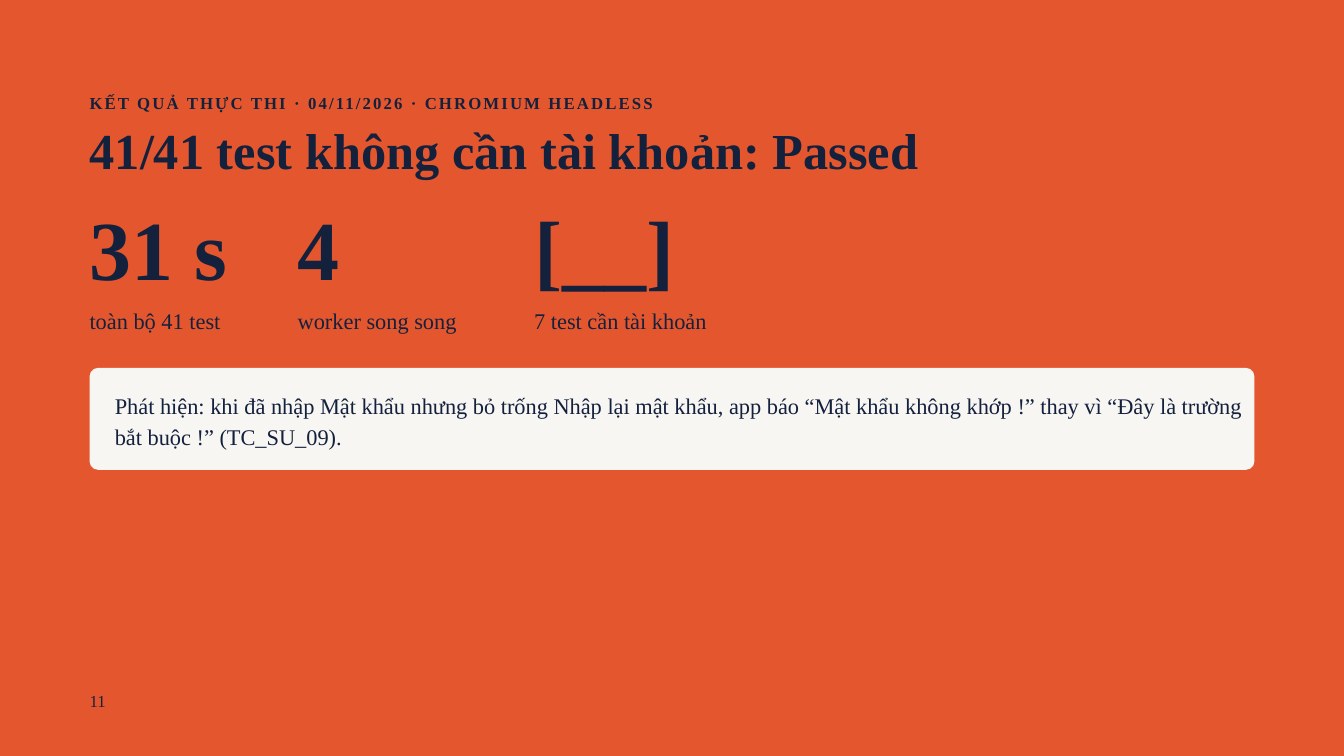
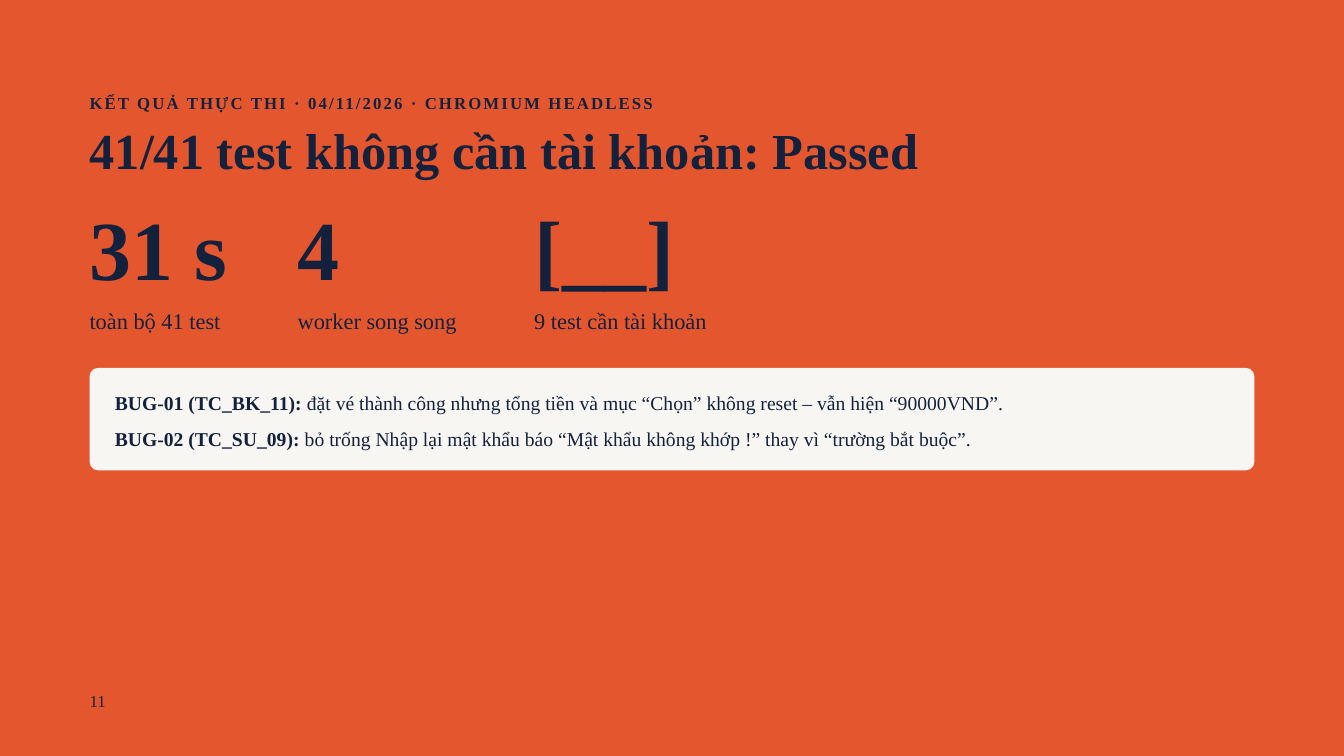
Before and after one commit to kh4nhNLK7068/CapstonePlaywrightTesting19, a slide deck: slide 11 of docs/Capstone Automation - Movie Booking.pptx. Drawn at 1344x756 pixels with LibreOffice and Linux fonts; fonts in the diff are those of the drawing. Boxes give left, top, right and bottom in pixels: in the first picture for what was removed or moved away, otherwise in the second. Text is boxed around its words. In the diff, an @@ line names an element or a change of style, - is before the commit and + after.

Commit message:
Add new test cases and KnownDefect category
- Updated `appsettings.json` to include test account credentials.
- Added `TC_BK_10` and `TC_BK_11` test cases in `BookingTests.cs`:
  - `TC_BK_10`: Tests booking multiple seats in one transaction.
  - `TC_BK_11`: Tests summary reset after booking (marked as KnownDefect).
- Introduced `KnownDefect` category in `TestCategories.cs` for tests of confirmed bugs.
- Updated `README.md`:
  - Reflected new test cases and KnownDefect category.
  - Documented `BUG-01` and `BUG-02` in the bug tracking section.
  - Added instructions for excluding KnownDefect tests during runs.
- Updated `TestCases.xlsx` and `Capstone Automation - Movie Booking.pptx` to reflect new test cases and bug details.

```diff
--- a/docs/Capstone Automation - Movie Booking.pptx
+++ b/docs/Capstone Automation - Movie Booking.pptx
@@ text at [534, 312, 707, 330]: text changed @@
-7 test cần tài khoản
+9 test cần tài khoản
@@ text in rounded rectangle at [115, 397, 1242, 450]: text removed @@
-Phát hiện: khi đã nhập Mật khẩu nhưng bỏ trống Nhập lại mật khẩu, app báo “Mật khẩu không khớp !” thay vì “Đây là trường bắt buộc !” (TC_SU_09).
@@ text added at [115, 396, 1003, 415], 14 pt, text #14213D @@
+BUG-01 (TC_BK_11): đặt vé thành công nhưng tổng tiền và mục “Chọn” không reset – vẫn hiện “90000VND”.
@@ text added at [115, 431, 971, 451], 14 pt, text #14213D @@
+BUG-02 (TC_SU_09): bỏ trống Nhập lại mật khẩu báo “Mật khẩu không khớp !” thay vì “trường bắt buộc”.
```
Also in this commit, not shown: 9 other slides changed, 5 other files.
